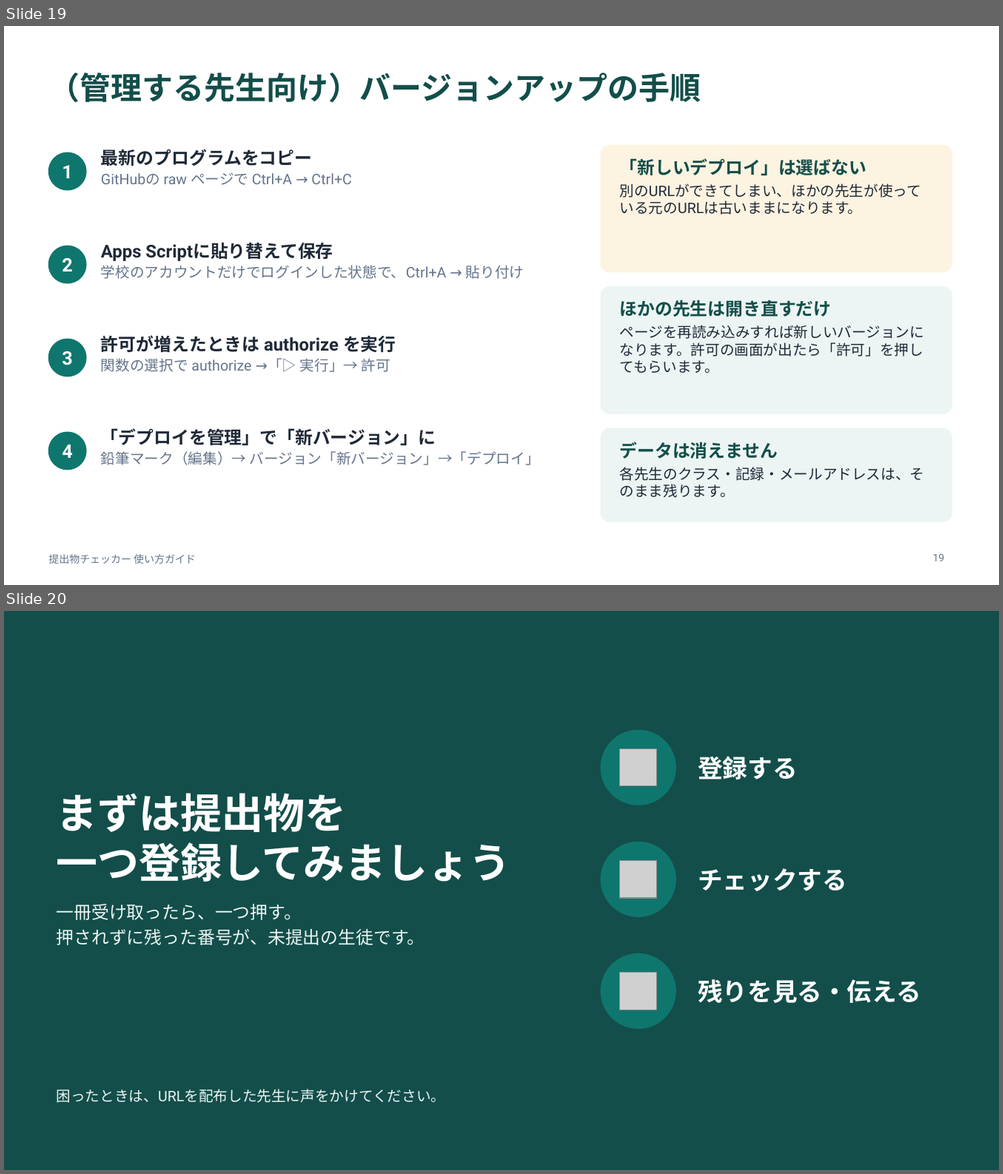
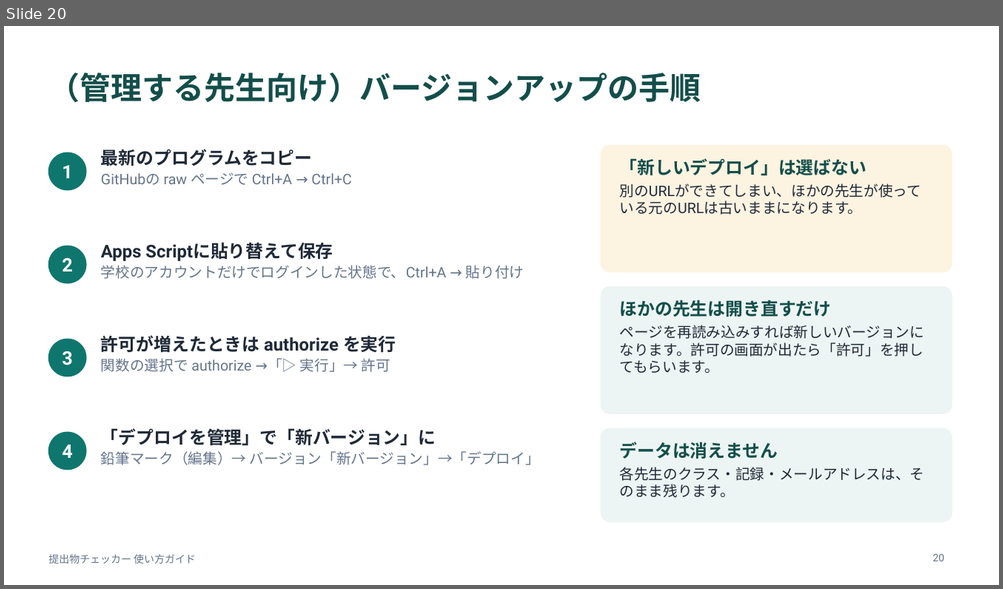
Before and after one commit to daharakazu-glitch/homework-checker, a slide deck: docs/提出物チェッカー_使い方ガイド.pptx. Shown one above the other, each under a label of ours: slides 19 and 20 before the commit, slide 20 after it. The pictures are 1003x1174 and 1003x589 pixels, drawn with LibreOffice and Linux fonts; fonts in the diff are those of the drawing; grey boxes stand for pictures. Boxes give left, top, right and bottom in pixels: in the first picture for what was removed or moved away, otherwise in the second. Text is boxed around its words. In the diff, an @@ line names an element or a change of style, - is before the commit and + after.

```diff
--- a/docs/提出物チェッカー_使い方ガイド.pptx
+++ b/docs/提出物チェッカー_使い方ガイド.pptx
@@ slide 20 removed at (4, 611, 999, 1170), background #134E4A @@
@@ ellipse removed at (601, 730, 675, 805) @@
@@ picture removed at (620, 749, 657, 786) @@
@@ text removed at (697, 756, 797, 780) @@
-登録する
@@ title removed at (57, 793, 511, 882) @@
-まずは提出物を
-一つ登録してみましょう
@@ ellipse removed at (601, 843, 675, 917) @@
@@ picture removed at (620, 861, 657, 898) @@
@@ text removed at (697, 869, 847, 891) @@
-チェックする
@@ text removed at (57, 904, 425, 945) @@
-一冊受け取ったら、一つ押す。
-押されずに残った番号が、未提出の生徒です。
@@ ellipse removed at (601, 954, 675, 1029) @@
@@ picture removed at (620, 973, 657, 1010) @@
@@ text removed at (697, 980, 920, 1003) @@
-残りを見る・伝える
@@ text removed at (57, 1089, 446, 1103) @@
-困ったときは、URLを配布した先生に声をかけてください。
@@ what was slide 19 is now slide 20 @@
@@ page number at (933, 554, 945, 562): text changed @@
-19
+20
```
Also in this commit, not shown: 8 slides changed, 3 slides added, 1 other slide removed, 3 other files.
